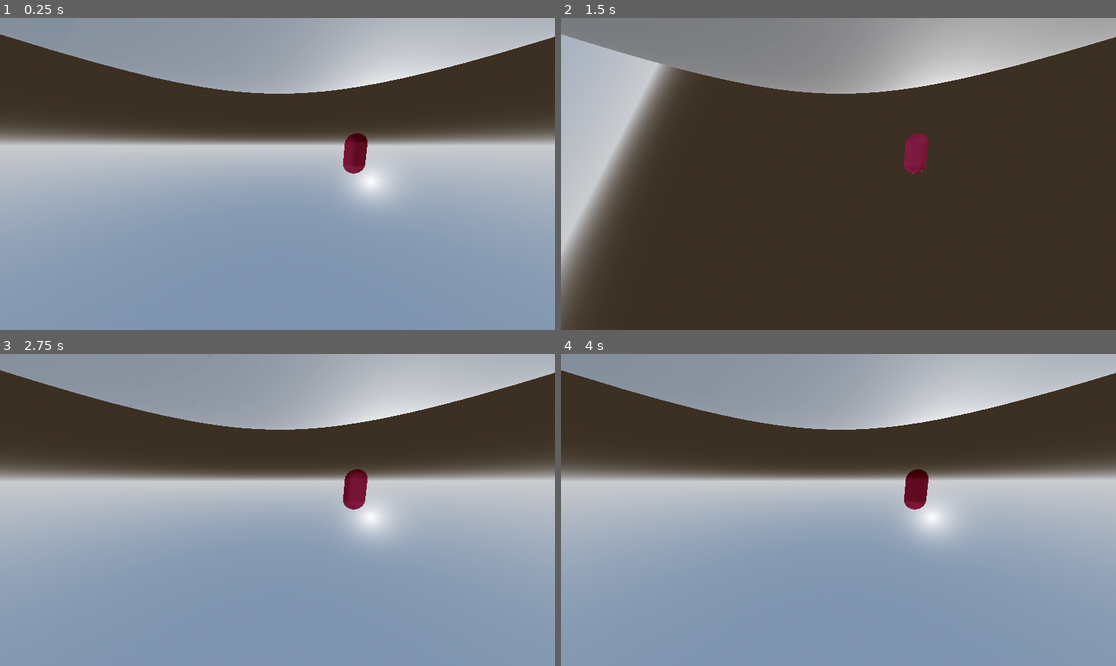
Above: before the commit, frames 1-4 (two rows, left to right).
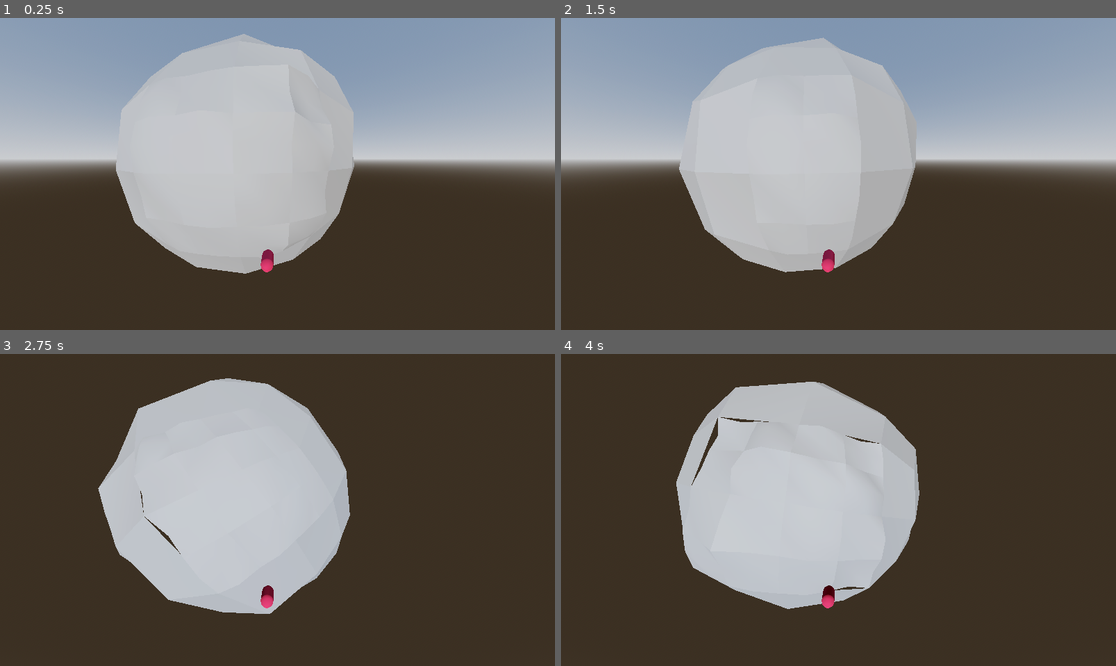
Above: after the commit, the same moments.

Repository: stefsdev/ProcPlanetLOD
Game: Godot game, scene res://game_world.tscn
Two runs of this game, one before a commit and one after it. Both use one fixed random seed, a clock stepped at 60 frames per second and the inputs below. The project has no main scene, so this scene is started directly.
Inputs:
- Up to frame 1 (0.25 s): no input
- Up to frame 2 (1.5 s): tap Enter at 0.5 s; hold D 0.53-1.28 s; hold Shift 0.53-1.28 s; tap Space at 0.77, 1.25 s; hold S from 1.28 s (still down); tap Shift at 1.35 s
- Up to frame 3 (2.75 s): tap Space at 1.52 s; tap Enter at 2 s; release S at 2.03 s; hold D from 2.03 s (still down); hold Shift from 2.03 s (still down)
- Up to frame 4 (4 s): tap Space at 2.75, 3.02, 3.77 s; release D at 2.78 s; release Shift at 2.78 s; hold W 2.78-3.53 s; tap Shift at 2.85 s; tap Enter at 3.5 s; hold A from 3.53 s (still down); hold Shift from 3.53 s (still down)

The runs differ from the first frame. In frame 1, 86% of the frame differs, in the area x 0-100%, y 0-100%; in frame 2, 60%; in frame 3, 82%; in frame 4, 82%.
Error in both runs: Invalid access to property or key 'position' on a base object of type 'Transform3D'. (res://player.gd:10)

Commit message:
adding distance dictonary with lod levels of distance and resolution

Diff:
--- a/quadtreecubeface/PlanetData.gd
+++ b/quadtreecubeface/PlanetData.gd
@@ -16,12 +16,28 @@
 	get:
 		return lod_focus
 
-@export var max_lod = 5:
+var max_lod : int :
 	set(val):
 		max_lod = val
 		emit_changed()
 	get:
 		return max_lod
+
+
+# Exportiertes Array von Dictionaries mit Getter und Setter
+@export var lod_levels: Array = [
+	{ "distance": 500, "resolution": 2 },
+	{ "distance": 50, "resolution": 2 },
+	{ "distance": 25, "resolution": 3 },
+	{ "distance": 15, "resolution": 4 },
+	{ "distance": 5, "resolution": 5 },
+] :
+	get:
+		return lod_levels
+	set(value):
+		lod_levels = value
+		max_lod = lod_levels.size() - 1
+		emit_changed()
 
 
 @export var resolution = 2:
@@ -66,5 +82,5 @@
 		level_elevation = level_elevation + 1 / 2.0 * n.amplitude
 		level_elevation = max(0.0, level_elevation - n.min_height) * base_layer_mask
 		elevation += level_elevation
-	#return point_on_sphere * radius * (elevation + 1.0)
-	return point_on_sphere * radius
+	return point_on_sphere * radius * (elevation + 1.0)
+	#return point_on_sphere * radius
--- a/quadtreecubeface/PlanetMeshFace.gd
+++ b/quadtreecubeface/PlanetMeshFace.gd
@@ -12,6 +12,8 @@
 
 var chunks_list = {}
 var chunks_list_current = {}
+
+
 
 class QuadtreeChunk :
 	var bounds : AABB
@@ -46,11 +48,9 @@
 			var child_pos_2d = Vector2(bounds.position.x, bounds.position.z) + offset
 			var center_local_3d = face_origin + child_pos_2d.x * axisA + child_pos_2d.y * axisB
 
-			var distance = center_local_3d.normalized().distance_to(focus_point)
-			#var distance = planet_data.point_on_planet(center_local_3d.normalized()).distance_to(focus_point)
+			var distance = planet_data.point_on_planet(center_local_3d.normalized()).distance_to(focus_point)
 
-
-			if depth < max_chunk_depth and distance < bounds.size.x * 0.65:
+			if depth < max_chunk_depth and distance <= planet_data.lod_levels[depth]["distance"]:
 				var child_bounds = AABB(Vector3(child_pos_2d.x, 0, child_pos_2d.y), half_extents)
 				var new_child = QuadtreeChunk.new(child_bounds, depth + 1, max_chunk_depth)
 				children.append(new_child)
@@ -66,7 +66,13 @@
 func _regenerate_mesh(planet_data : PlanetData):
 	var radius = planet_data.radius
 
-	focus_point = planet_data.lod_focus.normalized()
+	focus_point = planet_data.lod_focus
+
+	var playerpos =planet_data.lod_focus
+
+	#var player_dist_surf = planet_data.point_on_planet(playerpos.normalized()).distance_to(playerpos)
+	#print_debug(player_dist_surf)
+
 	var bounds = AABB(Vector3(0, 0, 0), Vector3(2,2,2))
 	quadtree = QuadtreeChunk.new(bounds, 0, planet_data.max_lod)
 
@@ -107,7 +113,7 @@
 		var indices = PackedInt32Array()
 		var normals = PackedVector3Array()
 
-		var resolution = planet_data.resolution * chunk.depth
+		var resolution = planet_data.lod_levels[chunk.depth - 1]["resolution"]
 
 		for y in range(resolution):
 			for x in range(resolution):
--- a/quadtreecubeface/game_world.tscn
+++ b/quadtreecubeface/game_world.tscn
@@ -80,8 +80,23 @@
 [sub_resource type="Resource" id="Resource_e08lw"]
 script = ExtResource("2_ea1x0")
 radius = 67
-lod_focus = Vector3(0, 71.0051, 3.008)
-max_lod = 6
+lod_focus = Vector3(7.86182, 0, 104.517)
+lod_levels = [{
+"distance": 500,
+"resolution": 2
+}, {
+"distance": 50,
+"resolution": 2
+}, {
+"distance": 25,
+"resolution": 3
+}, {
+"distance": 15,
+"resolution": 4
+}, {
+"distance": 5,
+"resolution": 5
+}]
 resolution = 3
 planet_noise = [SubResource("Resource_e3xe6"), SubResource("Resource_ik71a"), SubResource("Resource_15365"), SubResource("Resource_554lw")]
 planet_color = SubResource("GradientTexture1D_mcbma")
@@ -146,19 +161,18 @@
 player = NodePath("../../Player/PlayerVis")
 
 [node name="Player" type="Node3D" parent="."]
-transform = Transform3D(0.999999, 0, 0, 0, -4.37114e-08, 0.999999, 0, -1, -4.37113e-08, 0, 0, 0)
+transform = Transform3D(0.993879, 0, -0.110463, 0, 1, 0, 0.110463, 0, 0.993879, 0, 0, 0)
 script = ExtResource("4_e08lw")
 
 [node name="PlayerVis" type="MeshInstance3D" parent="Player"]
-transform = Transform3D(0.5, 0, 0, 0, -2.18557e-08, 0.5, 0, -0.5, -2.18557e-08, 0, -3.008, 71.0052)
+transform = Transform3D(0.5, 1.49012e-08, 1.77636e-15, 0, -2.18557e-08, 0.5, 1.49012e-08, -0.5, -2.18557e-08, 19.359, 0, 103.009)
 mesh = SubResource("CapsuleMesh_hly68")
 skeleton = NodePath("../..")
 
 [node name="Camera3D" type="Camera3D" parent="Player/PlayerVis"]
-transform = Transform3D(8.33885, -1.05315, 5.41796, 0, 9.81627, 1.90809, -5.51936, -1.59113, 8.18564, 0.822845, 0.397, 8.2973)
+transform = Transform3D(9.99999, 0, 0, 0, 1.04528, -9.94521, 0, 9.94522, 1.04528, 0.823, -11.148, 8.297)
 fov = 94.1
 
 [node name="DirectionalLight3D" type="DirectionalLight3D" parent="Player"]
-transform = Transform3D(1, 0, 0, 0, 0.202565, -0.979269, 0, 0.97927, 0.202566, 0, 0, 31.1733)
 
 [connection signal="moved" from="Player" to="Planet" method="_on_player_moved"]
